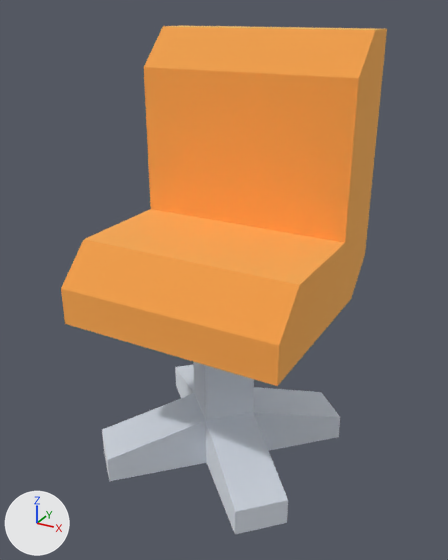
The glTF model web/public/assets/3d/models/chair.glb, before and after one commit.
Both versions are drawn from a 50 mm lens placed at (2.187, -1.838, 0.306), pointed at (2.003, -1.503, 0.138). The axes (+X, +Y, +Z) are drawn at lower left. The lights are the same throughout. The picture after the commit comes second. Where no turn or scale is listed for an object, it has been applied to the vertices.

In view in the first picture: 'desk_chair'.
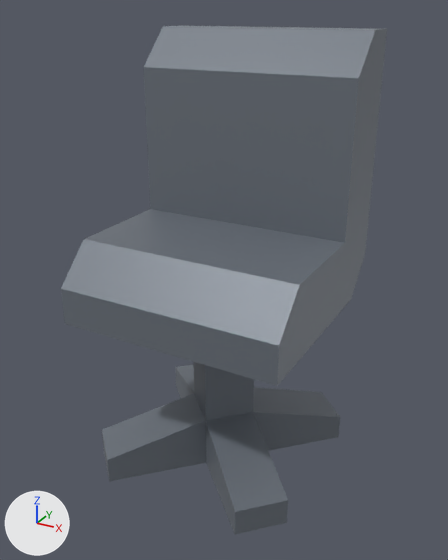
Boxes [x1, y1, x2, y2] around the edits, measured in the pictures (448 x 560 px):
'desk_chair', recoloured, surface changed (orange to grey)
    both: [61, 26, 387, 534]

What the commit changed:
Material 'metal' (mat_metal) changes colour from white #edf0f5 to grey #717881; in linear values from (0.843, 0.871, 0.91) to (0.165, 0.188, 0.22).
In material 'metal' (mat_metal), metallic goes from 1.0 to 0.22.
In material 'metal' (mat_metal), roughness goes from 1.0 to 0.48.
Material 'metalRed' (mat_metalred) changes colour from orange #ffd07c to grey #717881; in linear values from (1.0, 0.629, 0.203) to (0.165, 0.188, 0.22).
In material 'metalRed' (mat_metalred), metallic goes from 1.0 to 0.22.
In material 'metalRed' (mat_metalred), roughness goes from 1.0 to 0.48.
Material 'metalDark' (mat_metaldark) changes colour from light grey #d6dbe4 to grey #717881; in linear values from (0.675, 0.71, 0.774) to (0.165, 0.188, 0.22).
Object 'tmpParent' (ob_tmpparent) is deleted.
